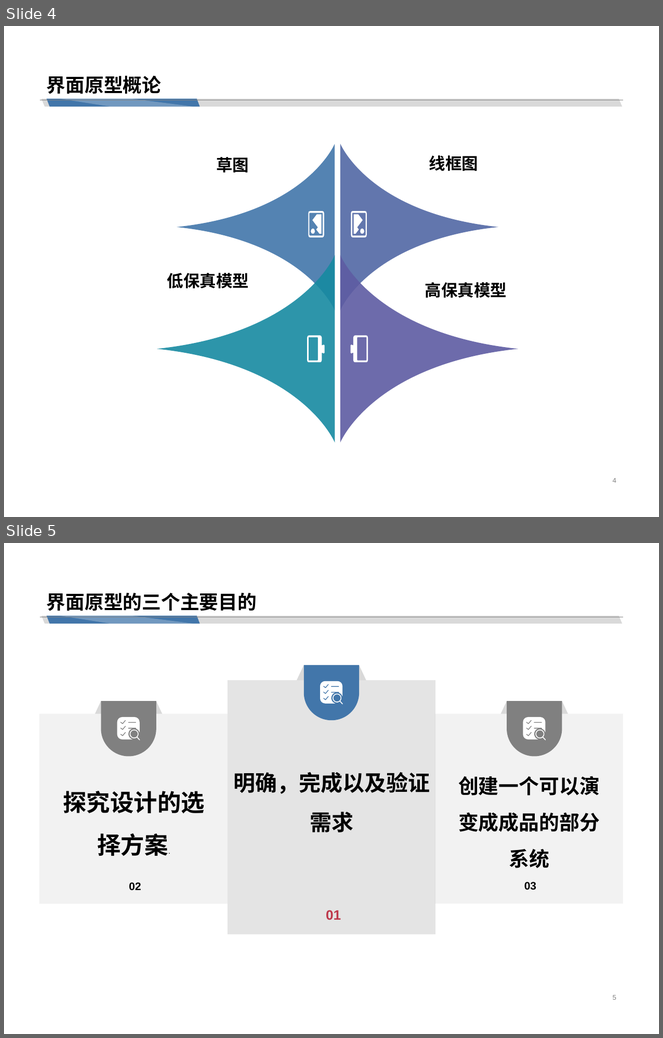
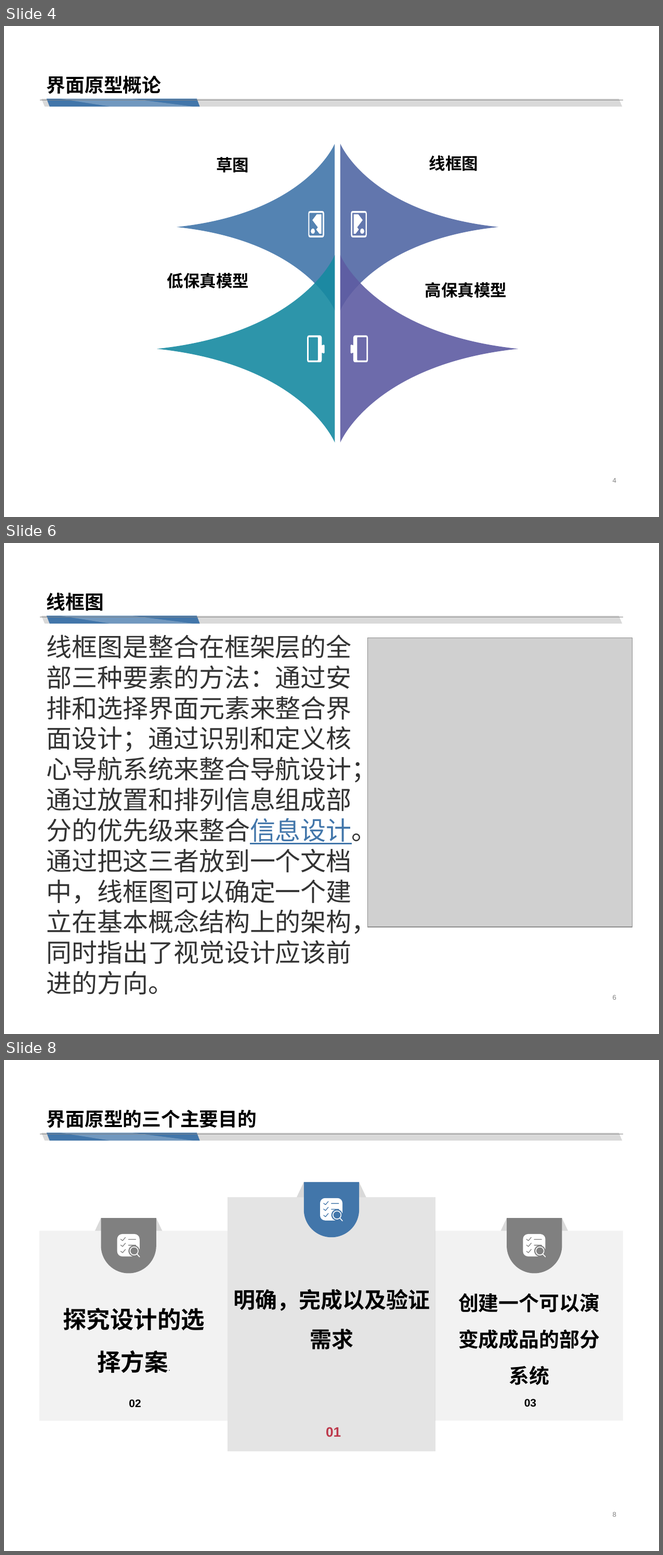
Before and after one commit to cchello/PRD2018-G01, a slide deck: PRD-2018-G01 翻转ppt界面原型.pptx. Shown one above the other, each under a label of ours: slides 4 and 5 before the commit, slides 4, 6 and 8 after it; the slides between them are not shown. The pictures are 663x1038 and 663x1555 pixels, drawn with LibreOffice and Linux fonts; fonts in the diff are those of the drawing; grey boxes stand for pictures. Boxes give left, top, right and bottom in pixels: in the first picture for what was removed or moved away, otherwise in the second. Text is boxed around its words. In the diff, an @@ line names an element or a change of style, - is before the commit and + after.

Commit message:
添加草图 线框图 低高保住 简介

```diff
--- a/PRD-2018-G01 翻转ppt界面原型.pptx
+++ b/PRD-2018-G01 翻转ppt界面原型.pptx
@@ slide 6 added at [4, 543, 659, 1034], background #FFFFFF; not listed: 4 template elements that a slide beside it also shows @@
@@ title added at [47, 592, 104, 611], 21 pt, text #000000, bold @@
+线框图
@@ text added at [47, 635, 377, 995], 28 pt, text #333333 @@
+线框图是整合在框架层的全部三种要素的方法：通过安排和选择界面元素来整合界面设计；通过识别和定义核心导航系统来整合导航设计；通过放置和排列信息组成部分的优先级来整合信息设计。通过把这三者放到一个文档中，线框图可以确定一个建立在基本概念结构上的架构，同时指出了视觉设计应该前进的方向。
@@ picture added at [367, 638, 632, 928] @@
@@ page number added at [613, 995, 617, 1000], 7.5 pt, text #808080 @@
+6
@@ what was slide 5 is now slide 8 @@
@@ page number at [613, 1512, 617, 1517]: text changed @@
-5
+8
```
Also in this commit, not shown: 1 slide changed, 2 other slides added.
